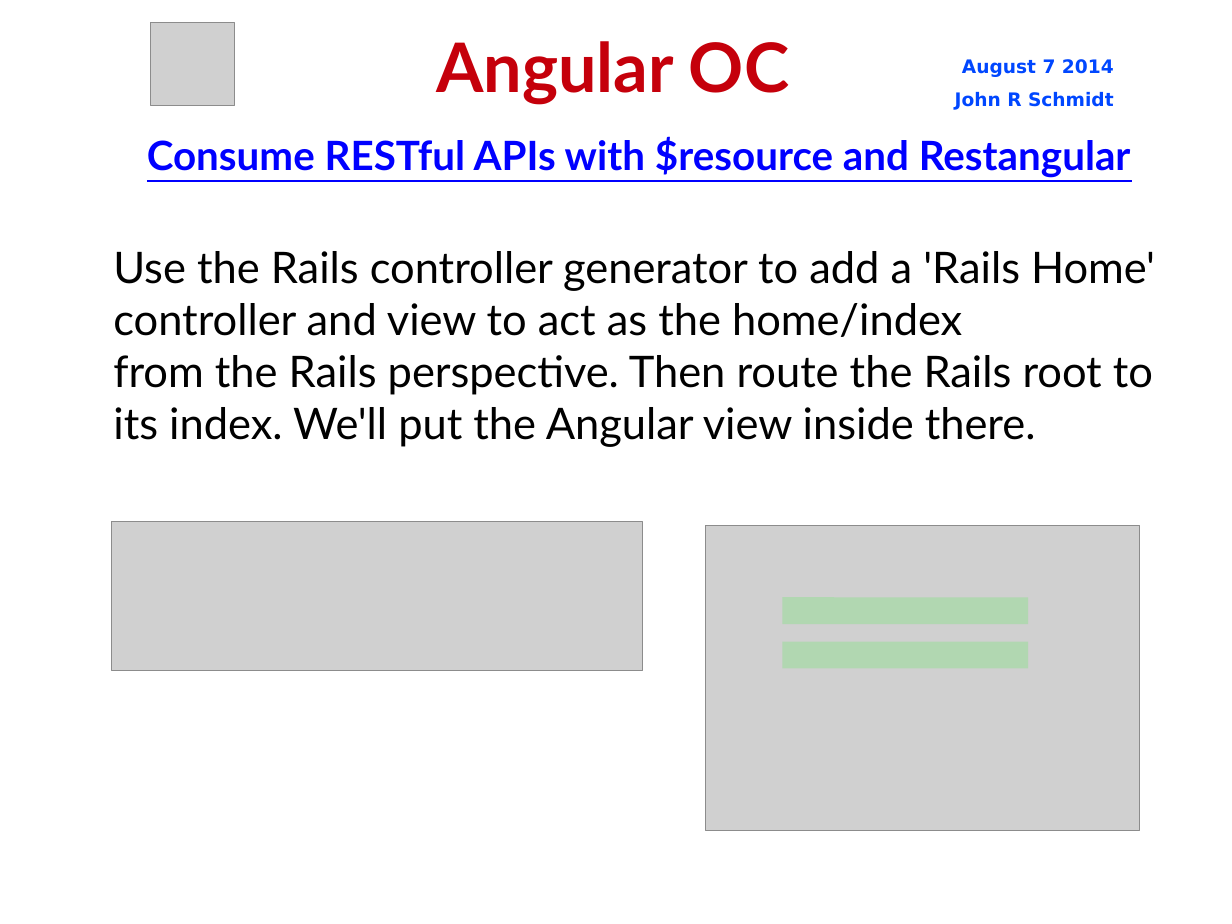
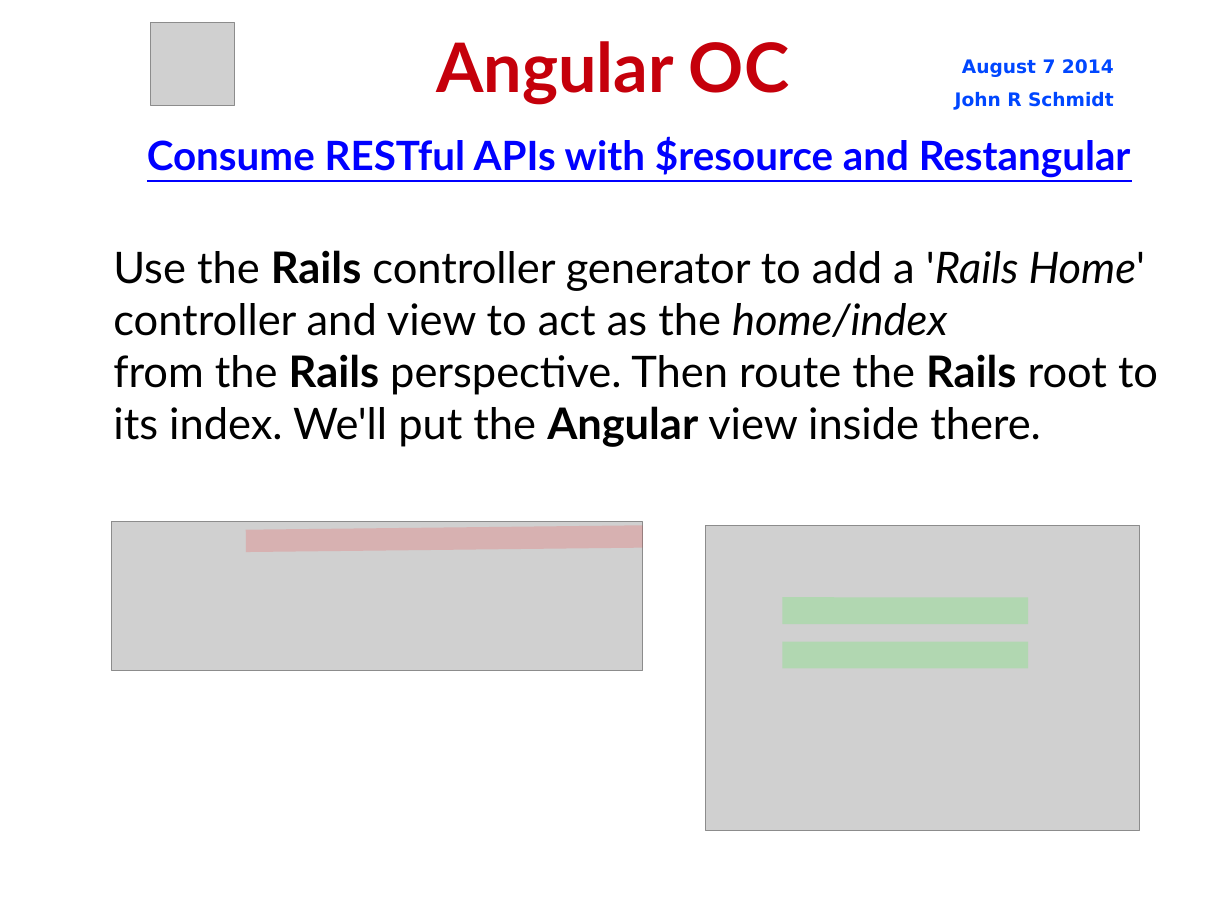
Before and after one commit to jrschmidt/fifa-angular-rest-demo, a slide deck: slide 14 of fifa.odp. Drawn at 1232x924 pixels with LibreOffice and Linux fonts; fonts in the diff are those of the drawing; grey boxes stand for pictures; background and template pictures are left out. Boxes give left, top, right and bottom in pixels: in the first picture for what was removed or moved away, otherwise in the second. Text is boxed around its words. In the diff, an @@ line names an element or a change of style, - is before the commit and + after.

```diff
--- a/fifa.odp
+++ b/fifa.odp
@@ subtitle "Use the Rails controller generator ..." at <box>113,250,1158,447</box>: bold on in "Rails", "Rails Rails Angular"; italic on in "'Rails Home' home/index" @@
@@ line added from (246, 541) to (643, 537), #FF0000 14.4 pt @@
```
Also in this commit, not shown: 20 other slides changed, 1 slide removed, 2 other files.
